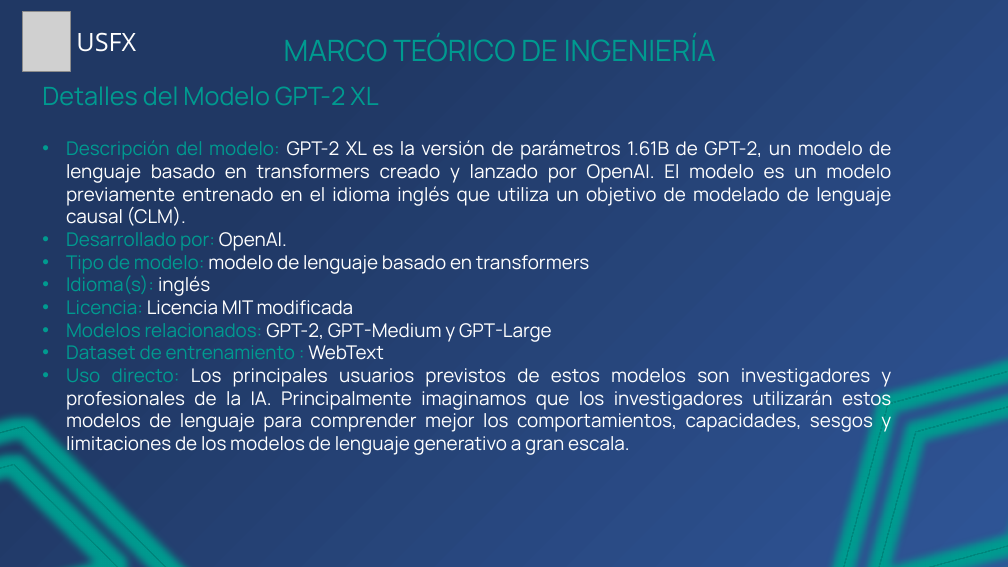
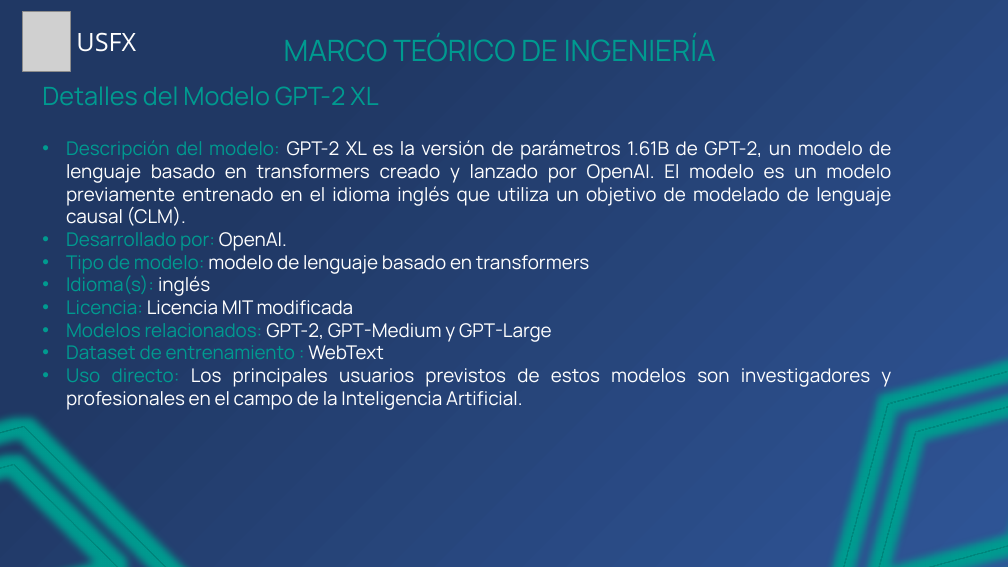
Before and after one commit to Zelechos/Generador-Css, a slide deck: slide 37 of documents/Presentación de Perfil - Modelo Generador CSS.pptx. Drawn at 1008x567 pixels with LibreOffice and Linux fonts; fonts in the diff are those of the drawing; grey boxes stand for pictures. Boxes give left, top, right and bottom in pixels: in the first picture for what was removed or moved away, otherwise in the second. Text is boxed around its words. In the diff, an @@ line names an element or a change of style, - is before the commit and + after.

```diff
--- a/documents/Presentación de Perfil - Modelo Generador CSS.pptx
+++ b/documents/Presentación de Perfil - Modelo Generador CSS.pptx
@@ text at (x1=66, y1=368, x2=891, y2=410): text changed @@
-• Uso directo: Los principales usuarios previstos de estos modelos son investigadores y profesionales de la IA. Principalmente imaginamos que los investigadores utilizarán estos modelos de lenguaje para comprender mejor los comportamientos, capacidades, sesgos y limitaciones de los modelos de lenguaje generativo a gran escala.
+• Uso directo: Los principales usuarios previstos de estos modelos son investigadores y profesionales en el campo de la Inteligencia Artificial.
```
Also in this commit, not shown: 8 other slides changed, 1 slide added.
